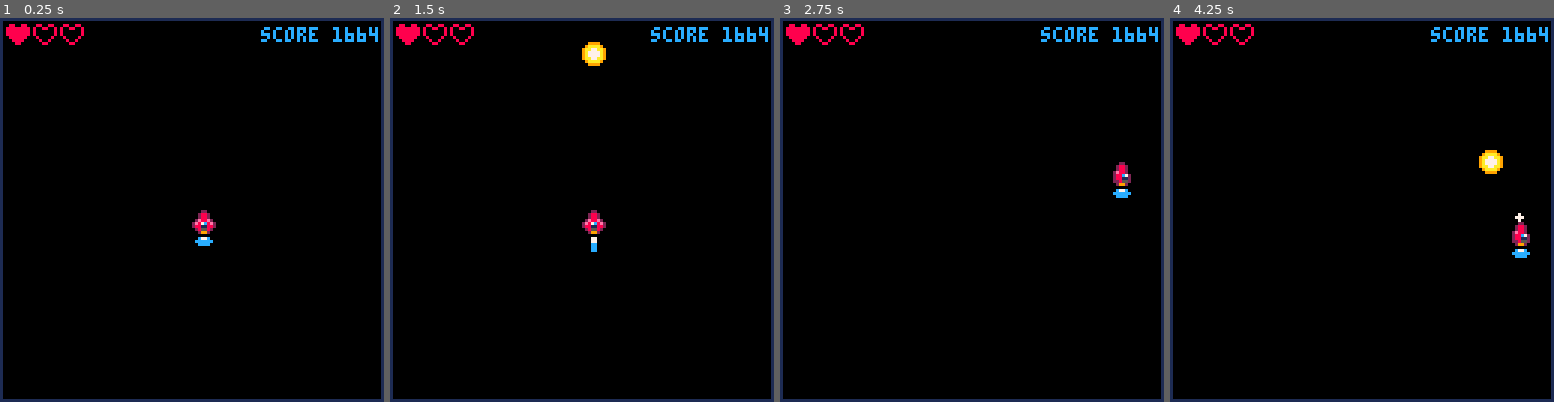
Above: before the commit, frames 1-4 (left to right).
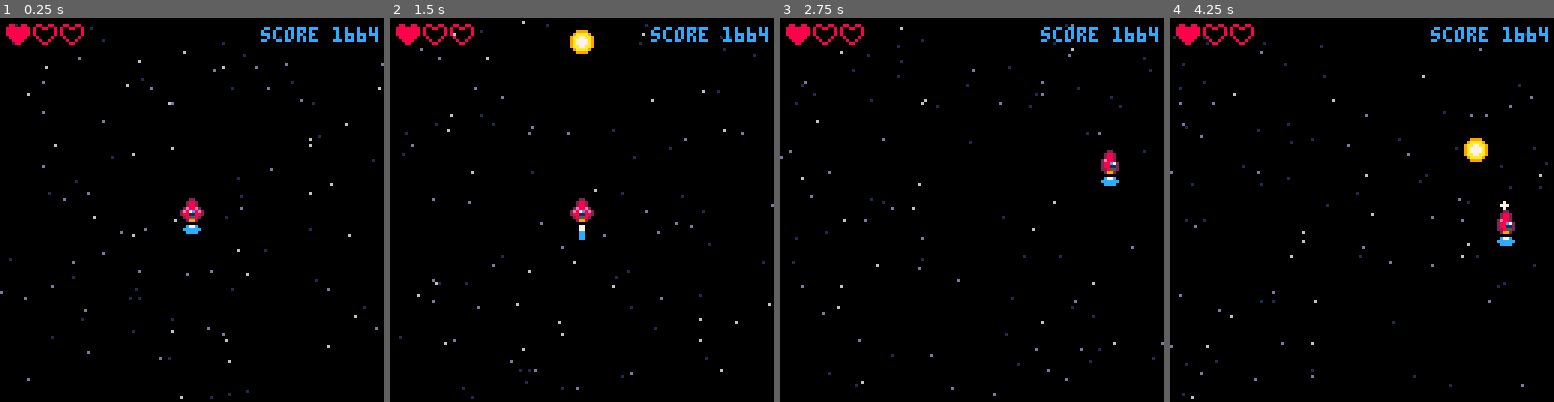
Above: after the commit, the same moments.

Repository: salty-max/shmup
Game: PICO-8 cartridge shmup.p8
The game is run twice, just before and just after one commit, with the same random seed, the same clock (stepped at 60 frames per second) and the same inputs.
Inputs:
- Up to frame 1 (0.25 s): no input
- Up to frame 2 (1.5 s): tap X (X key) at 0.33, 1.07 s
- Up to frame 3 (2.75 s): hold Right 1.6-2.1 s; tap X (X key) at 1.85 s; hold Up 2.15-2.42 s; hold Right from 2.47 s (still down)
- Up to frame 4 (4.25 s): tap X (X key) at 2.97, 4.08 s; release Right at 3.03 s; hold Left 3.08-3.58 s; hold Down 3.63-3.97 s; hold Right from 4.02 s (still down)

The runs differ from the first frame. In frame 1, 4.3% of the frame differs, in the area x 0-100%, y 0-100%; in frame 2, 4.8%; in frame 3, 4.2%; in frame 4, 4.9%.

Commit message:
animated starfield

Diff:
--- a/shmup.p8
+++ b/shmup.p8
@@ -2,8 +2,8 @@
 version 33
 __lua__
 function _init()
-	shipx = 64
-	shipy = 64
+	shipx = 60
+	shipy = 60
 	shipvx = 0
 	shipvy = 0
 	shipspd = 2
@@ -11,7 +11,7 @@
 
 	flamespr = 5
 
-	bullx = 64
+	bullx = 60
 	bully = -10
 	bullspd = 4
 
@@ -20,6 +20,10 @@
 	score = 1664
 	maxlives = 3
 	lives = 1
+
+	stars = {}
+
+	init_starfield()
 end
 
 function _update()
@@ -70,6 +74,9 @@
 		muzzle-=1
 	end
 
+	-- stars animation
+	update_starfield()
+
 	if shipx > 127 then
 		shipx = -7
 	end
@@ -89,8 +96,8 @@
 
 function _draw()
 	cls(0)
-	-- debug screen border
-	rect(0, 0, 127, 127, 1)
+
+	draw_starfield()
 
 	spr(shipspr, shipx, shipy)
 	spr(flamespr, shipx, shipy + 8)
@@ -111,6 +118,50 @@
 	local scoretext = "score "..score
 	print(scoretext, 127 - (#scoretext * 4), 3, 12)
 end
+
+-->8
+-- starfield
+
+function create_star(x, y, spd, c)
+	local s = {
+		x = x,
+		y = y,
+		spd = spd
+	}
+	add(stars, s)
+end
+
+function init_starfield()
+	for i = 1, 100 do
+		create_star(flr(rnd(128)), flr(rnd(128)), rnd(1.5) + 0.5)
+	end
+end
+
+function draw_starfield()
+	for star in all(stars) do
+		local c = 6
+		-- color brightness based on speed
+		if star.spd < 1 then
+			c = 1
+		elseif star.spd < 1.5 then
+			c = 13
+		end
+		pset(star.x, star.y, c)
+	end
+end
+
+function update_starfield()
+	for star in all(stars) do
+		star.y += star.spd
+
+		-- if star is out of bound, delete it and create a new random one at the top
+		if star.y > 128 then
+			del(stars, star)
+			create_star(flr(rnd(128)), 0, rnd(1.5) + 0.5)
+		end
+	end
+end
+
 __gfx__
 00000000000220000002200000022000000000000000000000000000000000000000000000000000000000000000000000000000088008800880088000000000
 000000000028820000288200002882000000000000077000000770000007700000c77c0000077000000000000000000000000000800880088888888800000000
